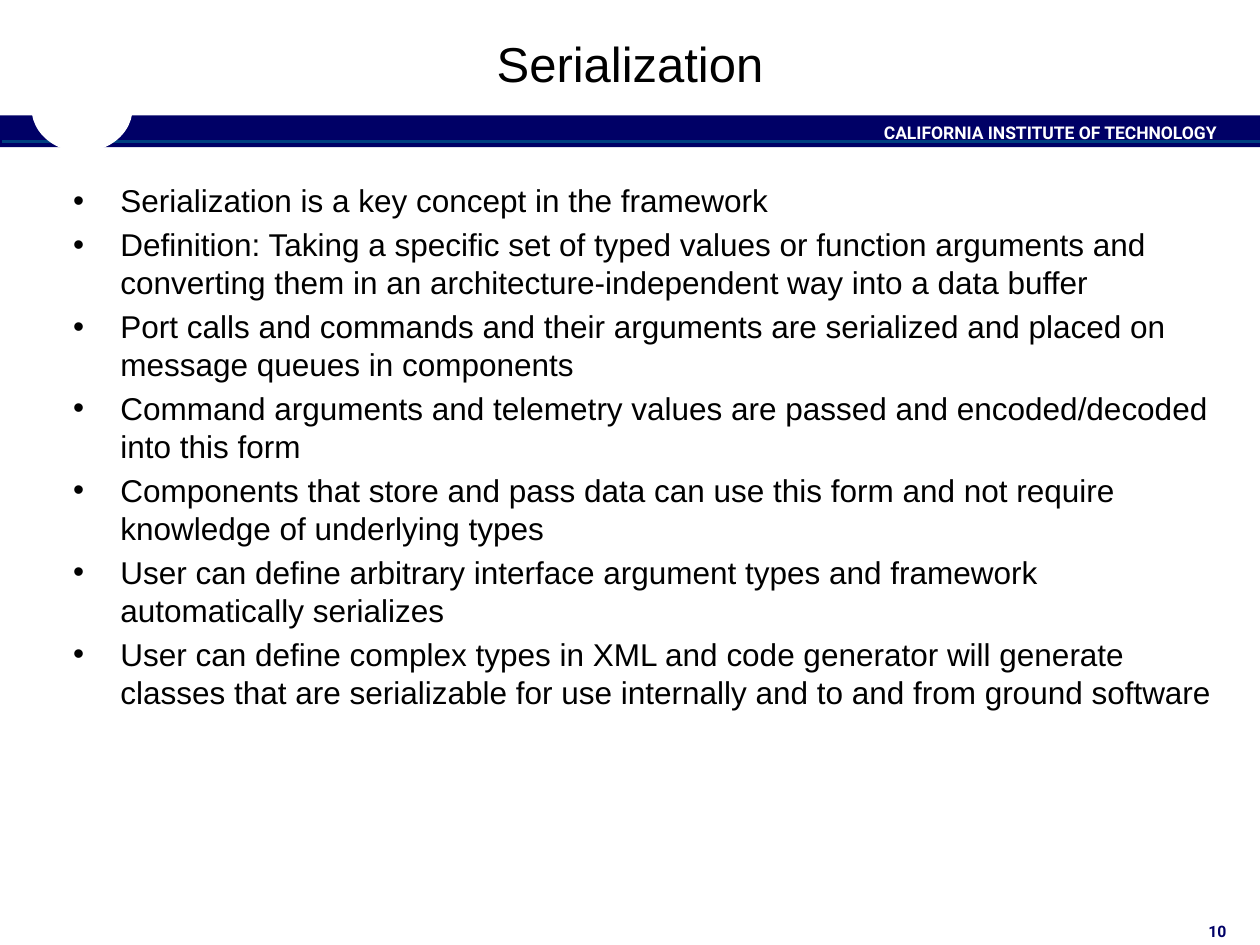
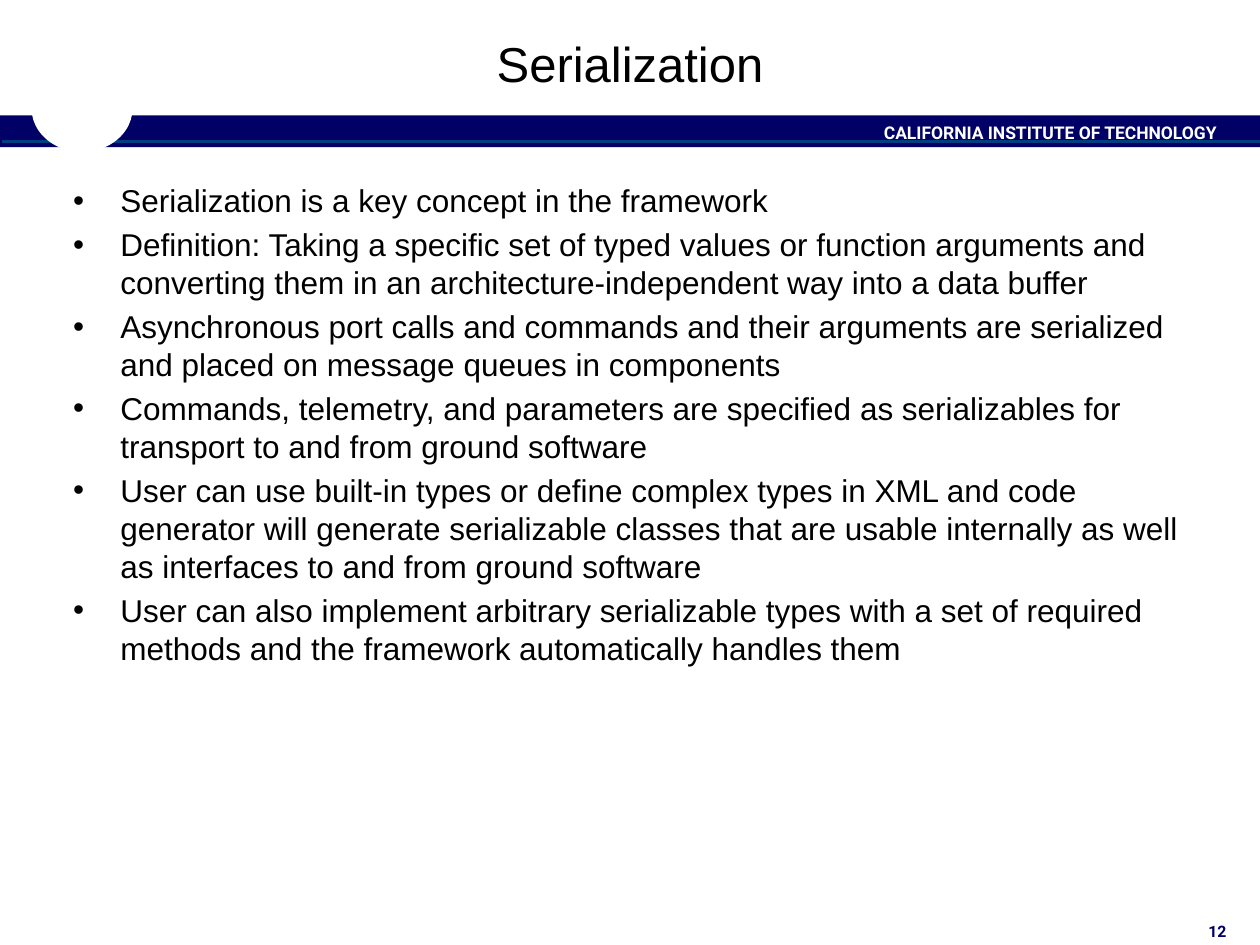
Before and after one commit to christianjeromeilustre/fprime-control, a slide deck: slide 12 of docs/Architecture/FPrimeSoftwareArchitecture.pptx (slide 10 before the commit). Drawn at 1260x945 pixels with LibreOffice and Linux fonts; fonts in the diff are those of the drawing; background and template pictures are left out. Boxes give left, top, right and bottom in pixels: in the first picture for what was removed or moved away, otherwise in the second. Text is boxed around its words. In the diff, an @@ line names an element or a change of style, - is before the commit and + after.

```diff
--- a/docs/Architecture/FPrimeSoftwareArchitecture.pptx
+++ b/docs/Architecture/FPrimeSoftwareArchitecture.pptx
@@ text at [120, 315, 1177, 666]: text changed @@
-• Port calls and commands and their arguments are serialized and placed on message queues in components
-• Command arguments and telemetry values are passed and encoded/decoded into this form
-• Components that store and pass data can use this form and not require knowledge of underlying types
-• User can define arbitrary interface argument types and framework automatically serializes
-• User can define complex types in XML and code generator will generate classes that are serializable for use internally and to and from ground software
+• Asynchronous port calls and commands and their arguments are serialized and placed on message queues in components
+• Commands, telemetry, and parameters are specified as serializables for transport to and from ground software
+• User can use built-in types or define complex types in XML and code generator will generate serializable classes that are usable internally as well as interfaces to and from ground software
+• User can also implement arbitrary serializable types with a set of required methods and the framework automatically handles them
@@ page number at [1208, 925, 1226, 937]: text changed @@
-10
+12
```
Also in this commit, not shown: 20 other slides changed, 7 slides added.
